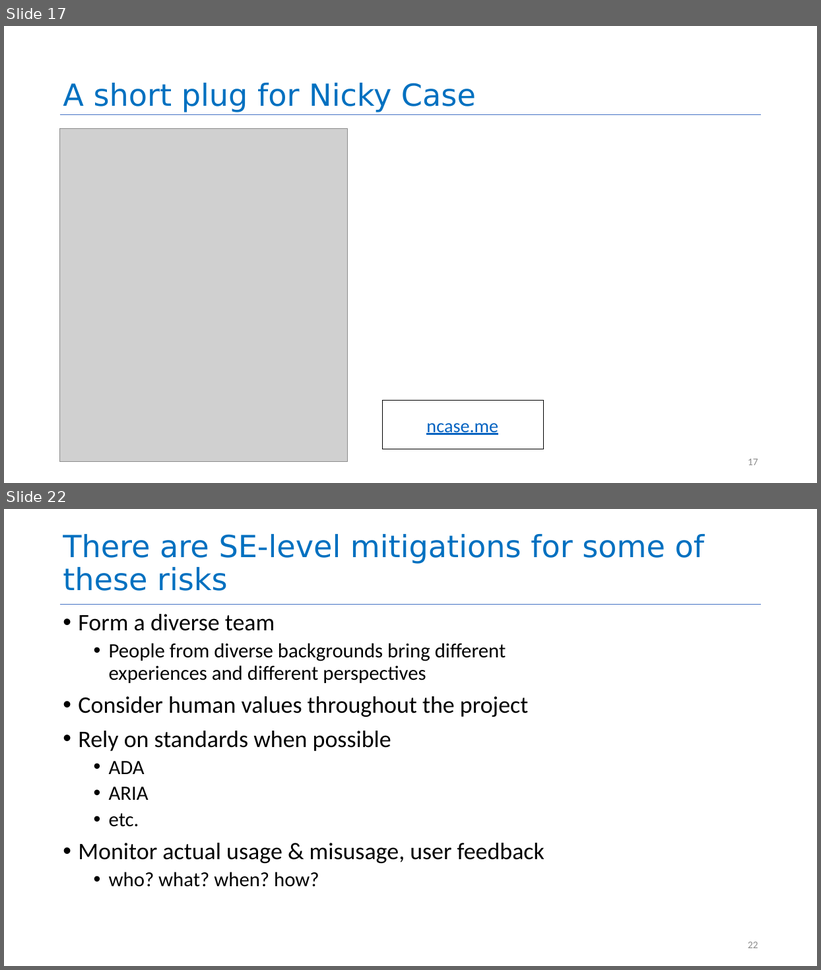
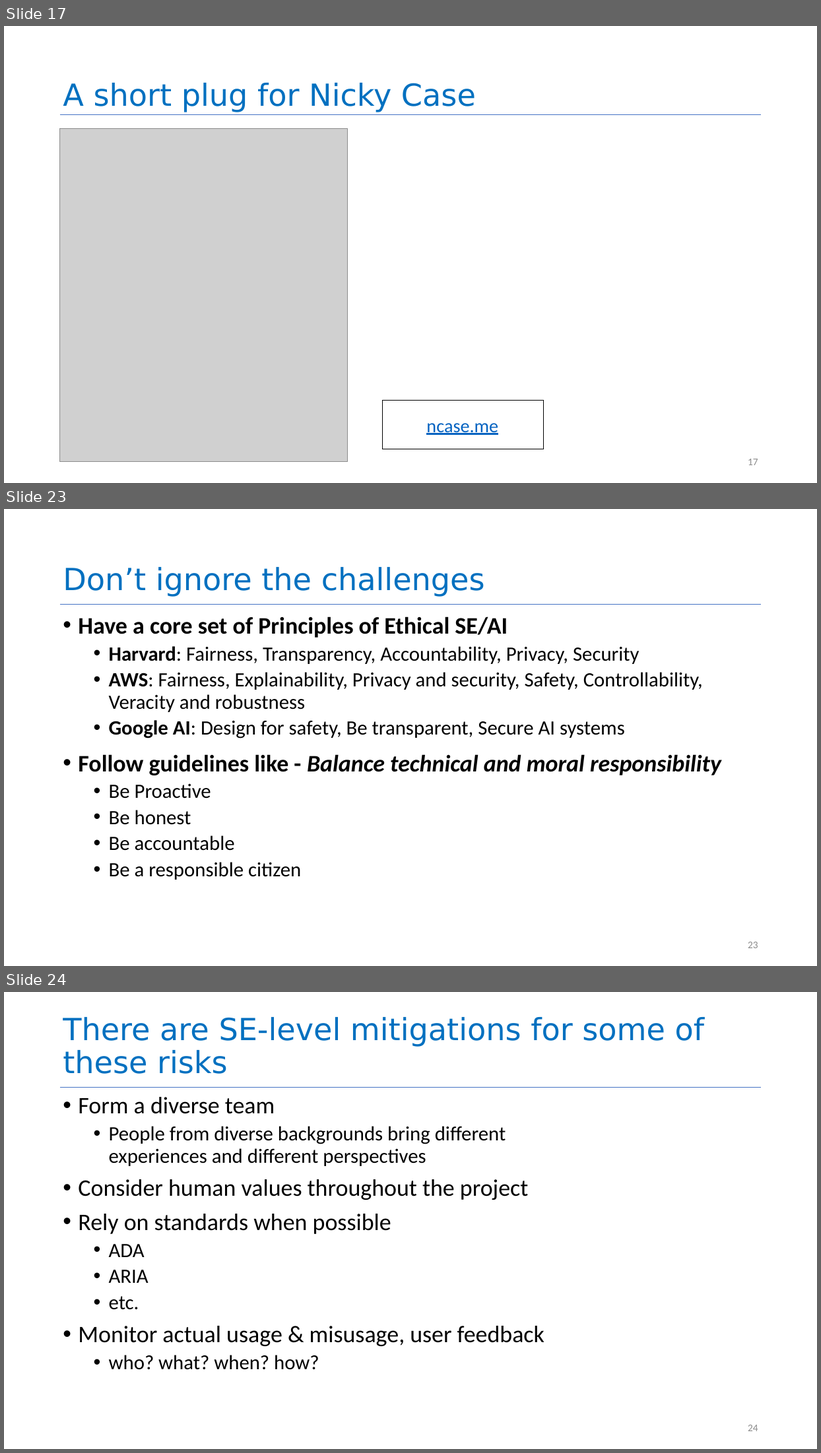
Before and after one commit to neu-se/CS4530-Fall-2025, a slide deck: Slides/Module 16A Engineering Ethical Software.pptx. Shown one above the other, each under a label of ours: slides 17 and 22 before the commit, slides 17, 23 and 24 after it; the slides between them are not shown. The pictures are 821x970 and 821x1453 pixels, drawn with LibreOffice and Linux fonts; fonts in the diff are those of the drawing; grey boxes stand for pictures. Boxes give left, top, right and bottom in pixels: in the first picture for what was removed or moved away, otherwise in the second. Text is boxed around its words. In the diff, an @@ line names an element or a change of style, - is before the commit and + after.

```diff
--- a/Slides/Module 16A Engineering Ethical Software.pptx
+++ b/Slides/Module 16A Engineering Ethical Software.pptx
@@ slide 23 added at (4, 509, 817, 966), background #FFFFFF; not listed: 1 template element that a slide beside it also shows @@
@@ title added at (63, 567, 485, 597), 72 pt, text #0070C0 @@
+Don’t ignore the challenges
@@ text added at (78, 617, 721, 880), 48 pt, text #000000 @@
+• Have a core set of Principles of Ethical SE/AI
+  • Harvard: Fairness, Transparency, Accountability, Privacy, Security
+  • AWS: Fairness, Explainability, Privacy and security, Safety, Controllability, Veracity and robustness
+  • Google AI: Design for safety, Be transparent, Secure AI systems
+• Follow guidelines like - Balance technical and moral responsibility
+  • Be Proactive
+  • Be honest
+  • Be accountable
+  • Be a responsible citizen
@@ page number added at (748, 942, 758, 949), 24 pt, text #8C8C8C @@
+23
@@ what was slide 22 is now slide 24 @@
@@ page number at (748, 1425, 758, 1432): text changed @@
-22
+24
```
Also in this commit, not shown: 2 slides changed, 6 other slides added, 10 slides removed, 1 other file.
